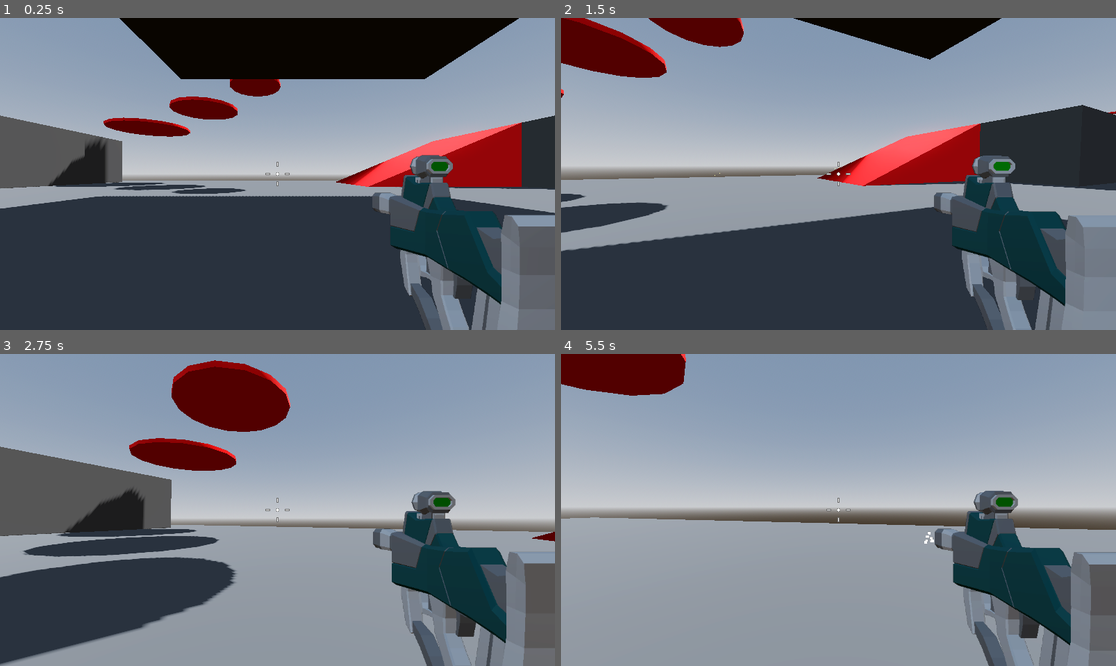
Above: before the commit, frames 1-4 (two rows, left to right).
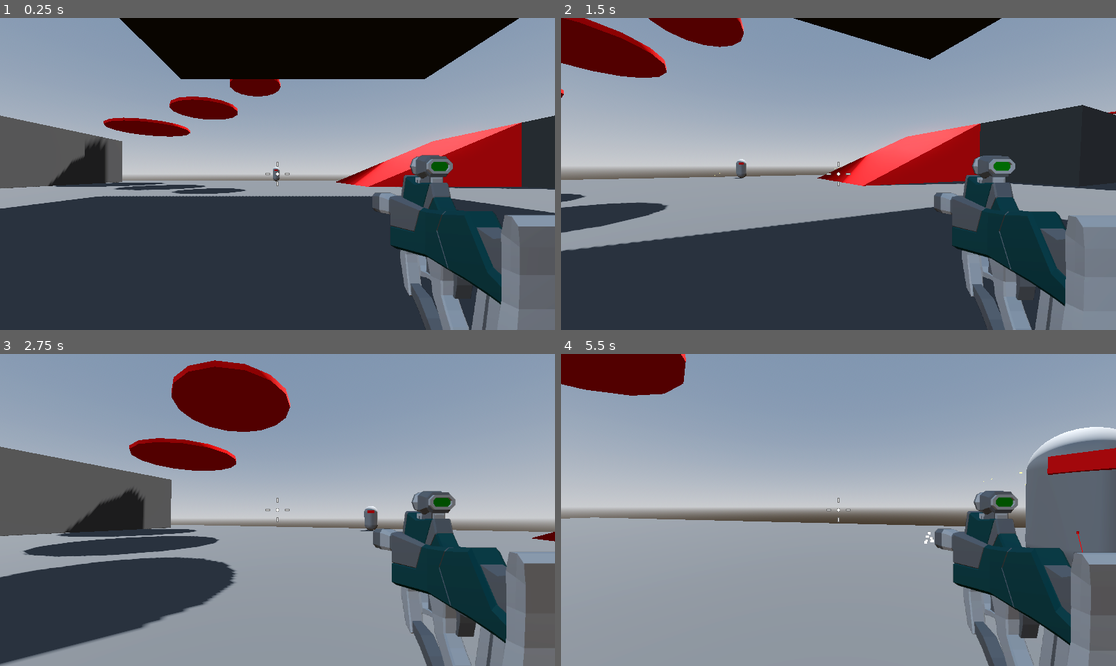
Above: after the commit, the same moments.

Repository: Tildozer/roboRampage
Game: Godot game, scene res://levels/sandbox.tscn
Same seed, same stepped clock (60 frames per second), same inputs: the game is played once before the commit and once after it.
Inputs (mouse positions are in pixels of both pictures, inside the frame that each line leads up to):
- Up to frame 1 (0.25 s): no input
- Up to frame 2 (1.5 s): tap Enter at 0.5 s; move the mouse to (832, 180) at 0.52 s; press the mouse at (832, 180) at 0.53 s; hold W (forward) from 0.53 s (still down); tap Space (jump) at 0.77 s; move the mouse to (877, 177) at 1.27 s; release the mouse at (877, 177) at 1.28 s; click (877, 177) at 1.35 s
- Up to frame 3 (2.75 s): keep holding W (forward); tap Space (jump) at 1.52 s; move the mouse to (233, 506) at 2.02 s; press the mouse at (233, 506) at 2.03 s
- Up to frame 4 (5.5 s): move the mouse to (844, 510) at 2.77 s; release W (forward) at 2.78 s; release the mouse at (844, 510) at 2.78 s; hold A (left) 2.78-3.53 s; click (844, 510) at 2.85 s; tap Space (jump) at 3.02, 3.77, 4.52 s; move the mouse to (816, 503) at 3.52 s; press the mouse at (816, 503) at 3.53 s; hold W (forward) from 3.53 s (still down); move the mouse to (866, 510) at 4.27 s; release the mouse at (866, 510) at 4.28 s; click (866, 510) at 4.35 s; move the mouse to (810, 510) at 5.02 s; press the mouse at (810, 510) at 5.03 s

The runs differ from the first frame. In frame 1, less than 0.1% of the frame differs, in the area x 49-51%, y 47-53%; in frame 2, 0.1%; in frame 3, 0.2%; in frame 4, 5.7%, in the area x 76-100%, y 23-69%.

Commit message:
added the game over menu

Diff:
--- /dev/null
+++ b/characters/main_character/gameover_menu.tres
@@ -0,0 +1,57 @@
+[gd_resource type="VisualShader" load_steps=5 format=3 uid="uid://d4fn0fut2ypl0"]
+
+[sub_resource type="VisualShaderNodeTexture" id="VisualShaderNodeTexture_rk75h"]
+source = 5
+
+[sub_resource type="VisualShaderNodeInput" id="VisualShaderNodeInput_u4t2m"]
+input_name = "screen_uv"
+
+[sub_resource type="VisualShaderNodeFloatConstant" id="VisualShaderNodeFloatConstant_8s3b1"]
+constant = 2.0
+
+[sub_resource type="VisualShaderNodeTexture2DParameter" id="VisualShaderNodeTexture2DParameter_s3a1y"]
+parameter_name = "screen"
+texture_type = 1
+texture_filter = 4
+texture_source = 1
+
+[resource]
+code = "shader_type canvas_item;
+render_mode blend_mix;
+
+uniform sampler2D screen : source_color, filter_linear_mipmap, hint_screen_texture;
+
+
+
+void fragment() {
+// Input:4
+	vec2 n_out4p0 = SCREEN_UV;
+
+
+// FloatConstant:5
+	float n_out5p0 = 2.000000;
+
+
+	vec4 n_out3p0;
+// Texture2D:3
+	n_out3p0 = textureLod(screen, n_out4p0, n_out5p0);
+
+
+// Output:0
+	COLOR.rgb = vec3(n_out3p0.xyz);
+
+
+}
+"
+graph_offset = Vector2(-877.414, -15.847)
+mode = 1
+flags/light_only = false
+nodes/fragment/3/node = SubResource("VisualShaderNodeTexture_rk75h")
+nodes/fragment/3/position = Vector2(20, 240)
+nodes/fragment/4/node = SubResource("VisualShaderNodeInput_u4t2m")
+nodes/fragment/4/position = Vector2(-500, 100)
+nodes/fragment/5/node = SubResource("VisualShaderNodeFloatConstant_8s3b1")
+nodes/fragment/5/position = Vector2(-468.887, 278.012)
+nodes/fragment/6/node = SubResource("VisualShaderNodeTexture2DParameter_s3a1y")
+nodes/fragment/6/position = Vector2(-580, 440)
+nodes/fragment/connections = PackedInt32Array(3, 0, 0, 0, 4, 0, 3, 0, 5, 0, 3, 1, 6, 0, 3, 2)
--- /dev/null
+++ b/characters/main_character/gameover_menu.tscn
@@ -0,0 +1,67 @@
+[gd_scene load_steps=8 format=3 uid="uid://dcx1jx1bb2nfj"]
+
+[ext_resource type="FontFile" uid="uid://bwnbui5qtyajk" path="res://assets/fonts/CascadiaCode.ttf" id="1_8ytk4"]
+[ext_resource type="Script" uid="uid://8fdutfjfo03s" path="res://scripts/ui/gameover_menu.gd" id="2_ck8k3"]
+[ext_resource type="Shader" uid="uid://d4fn0fut2ypl0" path="res://characters/main_character/gameover_menu.tres" id="3_bis3v"]
+
+[sub_resource type="Theme" id="Theme_ck8k3"]
+default_font = ExtResource("1_8ytk4")
+default_font_size = 64
+
+[sub_resource type="ShaderMaterial" id="ShaderMaterial_dav2t"]
+shader = ExtResource("3_bis3v")
+
+[sub_resource type="PlaceholderTexture2D" id="PlaceholderTexture2D_yy5k8"]
+
+[sub_resource type="LabelSettings" id="LabelSettings_8ytk4"]
+font_size = 96
+
+[node name="gameover_menu" type="Control"]
+process_mode = 3
+layout_mode = 3
+anchors_preset = 15
+anchor_right = 1.0
+anchor_bottom = 1.0
+grow_horizontal = 2
+grow_vertical = 2
+theme = SubResource("Theme_ck8k3")
+script = ExtResource("2_ck8k3")
+
+[node name="bg_blur" type="TextureRect" parent="."]
+material = SubResource("ShaderMaterial_dav2t")
+layout_mode = 1
+anchors_preset = 15
+anchor_right = 1.0
+anchor_bottom = 1.0
+grow_horizontal = 2
+grow_vertical = 2
+texture = SubResource("PlaceholderTexture2D_yy5k8")
+
+[node name="CenterContainer" type="CenterContainer" parent="."]
+layout_mode = 1
+anchors_preset = 15
+anchor_right = 1.0
+anchor_bottom = 1.0
+grow_horizontal = 2
+grow_vertical = 2
+
+[node name="VBoxContainer" type="VBoxContainer" parent="CenterContainer"]
+custom_minimum_size = Vector2(512, 0)
+layout_mode = 2
+
+[node name="Label" type="Label" parent="CenterContainer/VBoxContainer"]
+layout_mode = 2
+text = "YOU DIED"
+label_settings = SubResource("LabelSettings_8ytk4")
+horizontal_alignment = 1
+
+[node name="restart" type="Button" parent="CenterContainer/VBoxContainer"]
+layout_mode = 2
+text = "TRY AGAIN?"
+
+[node name="quit" type="Button" parent="CenterContainer/VBoxContainer"]
+layout_mode = 2
+text = "QUIT"
+
+[connection signal="pressed" from="CenterContainer/VBoxContainer/restart" to="." method="_on_restart_pressed"]
+[connection signal="pressed" from="CenterContainer/VBoxContainer/quit" to="." method="_on_quit_pressed"]
--- a/characters/main_character/main_character.tscn
+++ b/characters/main_character/main_character.tscn
@@ -1,10 +1,11 @@
-[gd_scene load_steps=11 format=3 uid="uid://c4sou82px1xdb"]
+[gd_scene load_steps=12 format=3 uid="uid://c4sou82px1xdb"]
 
 [ext_resource type="Script" uid="uid://ctiavvy0imb50" path="res://scripts/player/player.gd" id="1_v0tg1"]
 [ext_resource type="Script" uid="uid://31ssbp6sqvbv" path="res://scripts/player/smooth_camera.gd" id="2_daxn3"]
 [ext_resource type="PackedScene" uid="uid://dep7ih6l8knpj" path="res://weapons/smg.tscn" id="3_8nwpn"]
 [ext_resource type="Script" uid="uid://bc6dhcam2ie8j" path="res://scripts/player/crosshair.gd" id="4_arlau"]
 [ext_resource type="Texture2D" uid="uid://dw40nrjfx6vfb" path="res://assets/textures/damage.png" id="5_jtcto"]
+[ext_resource type="PackedScene" uid="uid://dcx1jx1bb2nfj" path="res://characters/main_character/gameover_menu.tscn" id="6_1t1u0"]
 
 [sub_resource type="CapsuleShape3D" id="CapsuleShape3D_5ewka"]
 
@@ -138,3 +139,6 @@
 libraries = {
 &"": SubResource("AnimationLibrary_0crxk")
 }
+
+[node name="gameover_menu" parent="." instance=ExtResource("6_1t1u0")]
+visible = false
--- a/levels/sandbox.tscn
+++ b/levels/sandbox.tscn
@@ -160,4 +160,4 @@
 material = ExtResource("1_7he1i")
 
 [node name="enemy" parent="." instance=ExtResource("5_0glgv")]
-transform = Transform3D(1, 0, 0, 0, 1, 0, 0, 0, 1, 17.8277, 1, -28.6589)
+transform = Transform3D(1, 0, 0, 0, 1, 0, 0, 0, 1, -0.1723, 1, -28.6589)
--- a/scripts/player/player.gd
+++ b/scripts/player/player.gd
@@ -15,10 +15,11 @@
 			animation_player.play("take_damage")
 		curr_health = value
 		if curr_health <= 0:
-			get_tree().quit()
+			gameover_menu.gameover()
 
 @onready var animation_player: AnimationPlayer = $damage_texture/AnimationPlayer
 @onready var camera_pivot: Node3D = $camera_pivot
+@onready var gameover_menu: Control = $gameover_menu
 
 func _ready() -> void:
 	Input.mouse_mode = Input.MOUSE_MODE_CAPTURED
--- /dev/null
+++ b/scripts/ui/gameover_menu.gd
@@ -0,0 +1,14 @@
+extends Control
+
+func gameover() -> void:
+	get_tree().paused = true
+	visible = true
+	Input.mouse_mode = Input.MOUSE_MODE_VISIBLE
+
+func _on_restart_pressed() -> void:
+	get_tree().paused = false
+	get_tree().reload_current_scene()
+
+
+func _on_quit_pressed() -> void:
+	get_tree().quit()
Binary file added: assets/fonts/CascadiaCode.ttf
Not shown, added: assets/fonts/CascadiaCode.ttf.import
Not shown, added: scripts/ui/gameover_menu.gd.uid
